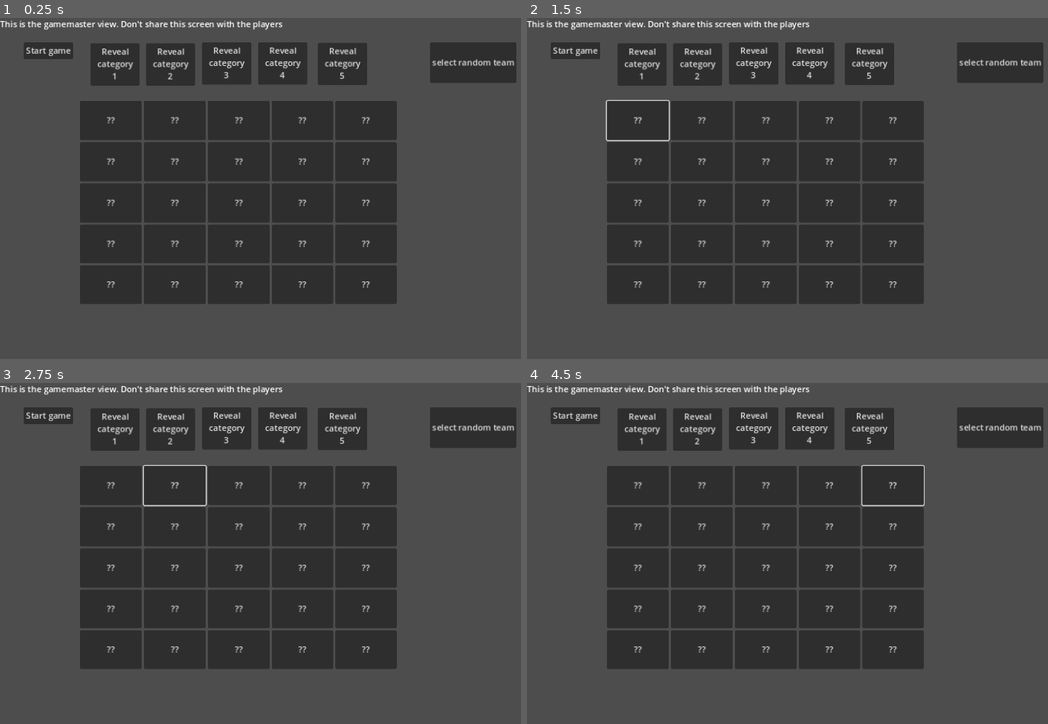
Above: before the commit, frames 1-4 (two rows, left to right).
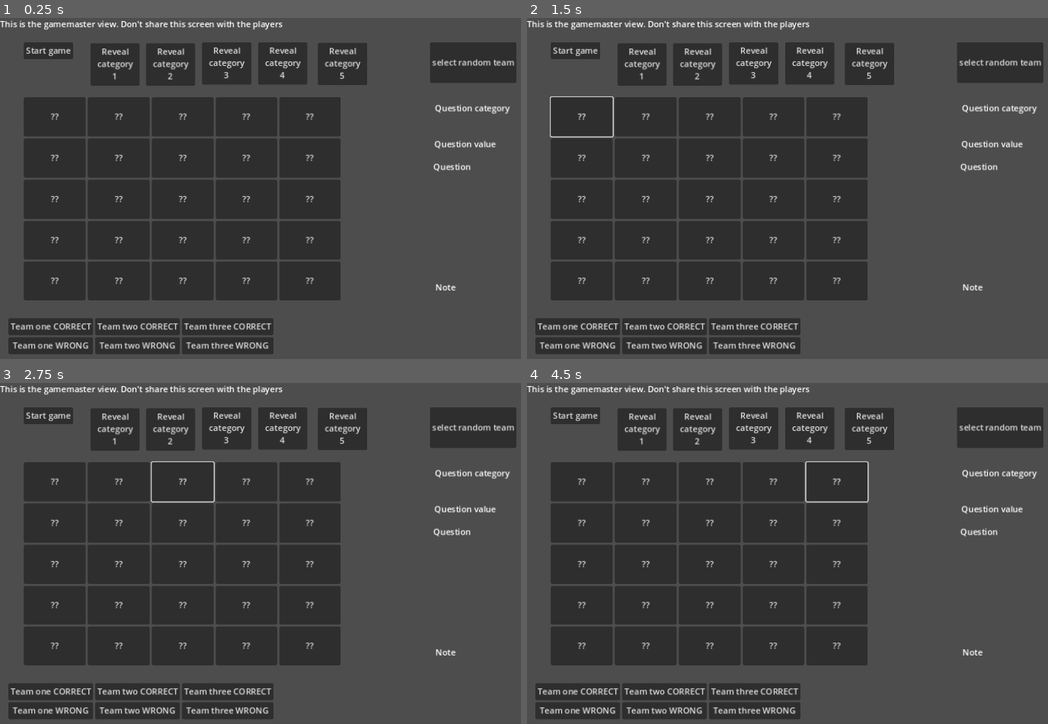
Above: after the commit, the same moments.

Repository: karel1980/jeopardy
Game: Godot game, scene res://main.tscn
The game is run twice, just before and just after one commit, with the same random seed, the same clock (stepped at 60 frames per second) and the same inputs.
Inputs:
- Up to frame 1 (0.25 s): no input
- Up to frame 2 (1.5 s): click "??" at 0.5 s; click "??" at 1.25 s
- Up to frame 3 (2.75 s): click "??" at 2 s
- Up to frame 4 (4.5 s): click "??" at 2.75 s; click "??" at 3.5 s; click "??" at 4.25 s

The runs differ from the first frame. In frame 1, 22% of the frame differs, in the area x 1-98%, y 23-99%; in frame 2, 22%; in frame 3, 22%; in frame 4, 22%, in the area x 1-98%, y 22-99%.
Error before the commit: Cannot call method 'get_as_text' on a null value. (res://main.gd:7)
Error after the commit: Cannot call method 'get_as_text' on a null value. (res://main.gd:16)

Commit message:
Add notes + buttons to increase/decrease team score with value of current question

Diff:
--- a/frontend/main.gd
+++ b/frontend/main.gd
@@ -2,9 +2,19 @@
 
 var playerview_scene = preload('res://playerview.tscn')
 var playerview
+
+var points = [ 100, 200, 300, 400, 500 ] # duplicated in playerview.gd
+var current_question_points = null
+
 @onready var questions := $questions
 
+@onready var question_category := $question_category
+@onready var question_value := $question_value
+@onready var question := $question
+@onready var note := $note
+
 var data = JSON.parse_string(FileAccess.open("../jeopardy.json", FileAccess.READ).get_as_text())
+var categories = data ["categories"]
 
 func _ready() -> void:
 	var win = get_window()
@@ -24,8 +34,8 @@
 
 	playerwin.content_scale_aspect = Window.CONTENT_SCALE_ASPECT_KEEP
 
-	for cat in range(5):
-		for q in range(5):
+	for q in range(5):
+		for cat in range(5):
 			questions.add_child(create_question_button(cat, q))
 
 func create_question_button(cat, q):
@@ -38,7 +48,19 @@
 	return btn
 
 func show_question(cat_idx, question_idx):
-	playerview.show_question(cat_idx, question_idx)
+	if current_question_points:
+		current_question_points = null
+		playerview.hide_question()
+	else:
+		question_category.text = categories[cat_idx]["name"]
+		current_question_points = points[question_idx]
+		question_value.text = str(points[question_idx])
+		question.text = categories[cat_idx]["questions"][question_idx]["q"]
+		if "n" in categories[cat_idx]["questions"][question_idx]:
+			note.text = categories[cat_idx]["questions"][question_idx]["n"]
+		else:
+			note.text = "---"
+		playerview.show_question(cat_idx, question_idx)
 
 func _process(_delta: float) -> void:
 	pass
@@ -49,6 +71,19 @@
 func on_reveal_category_pressed(cat_idx: int) -> void:
 	playerview.reveal_category(cat_idx)
 
-
 func on_random_team_pressed() -> void:
 	playerview.select_random_team()
+
+
+func _on_team_correct_pressed(team_idx: int) -> void:
+	if current_question_points:
+		print("should add ", current_question_points)
+		playerview.scoreboard.increase_score(team_idx, current_question_points)
+		playerview.hide_question()
+	current_question_points = null
+
+func _on_team_wrong_pressed(team_idx: int) -> void:
+	if current_question_points:
+		playerview.scoreboard.decrease_score(team_idx, current_question_points)
+		playerview.hide_question()
+	current_question_points = null
--- a/frontend/main.tscn
+++ b/frontend/main.tscn
@@ -71,11 +71,74 @@
 text = "select random team"
 
 [node name="questions" type="GridContainer" parent="."]
-offset_left = 151.0
-offset_top = 157.0
-offset_right = 750.0
-offset_bottom = 541.0
+offset_left = 45.0
+offset_top = 150.0
+offset_right = 644.0
+offset_bottom = 534.0
 columns = 5
+
+[node name="question_category" type="Label" parent="."]
+offset_left = 822.0
+offset_top = 159.0
+offset_right = 1129.0
+offset_bottom = 218.0
+text = "Question category"
+autowrap_mode = 3
+
+[node name="question_value" type="Label" parent="."]
+offset_left = 821.0
+offset_top = 227.0
+offset_right = 1128.0
+offset_bottom = 256.0
+text = "Question value"
+autowrap_mode = 3
+
+[node name="question" type="Label" parent="."]
+offset_left = 819.0
+offset_top = 270.0
+offset_right = 1127.0
+offset_bottom = 487.0
+text = "Question"
+autowrap_mode = 3
+
+[node name="note" type="Label" parent="."]
+offset_left = 823.0
+offset_top = 498.0
+offset_right = 1148.0
+offset_bottom = 643.0
+text = "Note"
+autowrap_mode = 3
+
+[node name="GridContainer" type="GridContainer" parent="."]
+offset_left = 16.0
+offset_top = 568.0
+offset_right = 517.0
+offset_bottom = 634.0
+columns = 3
+
+[node name="team_1_correct" type="Button" parent="GridContainer"]
+layout_mode = 2
+text = "Team one CORRECT"
+
+[node name="team_2_correct" type="Button" parent="GridContainer"]
+layout_mode = 2
+text = "Team two CORRECT"
+
+[node name="team_3_correct" type="Button" parent="GridContainer"]
+layout_mode = 2
+text = "Team three CORRECT"
+
+[node name="team_1_wrong" type="Button" parent="GridContainer"]
+layout_mode = 2
+text = "Team one WRONG"
+
+[node name="team_2_wrong" type="Button" parent="GridContainer"]
+layout_mode = 2
+text = "Team two WRONG"
+
+[node name="team_3_wrong" type="Button" parent="GridContainer"]
+layout_mode = 2
+text = "Team three WRONG"
 
 [connection signal="pressed" from="start game" to="." method="_on_start_game_pressed"]
 [connection signal="pressed" from="reveal_cat_0" to="." method="on_reveal_category_pressed" binds= [0]]
@@ -84,3 +147,9 @@
 [connection signal="pressed" from="reveal_cat_3" to="." method="on_reveal_category_pressed" binds= [3]]
 [connection signal="pressed" from="reveal_cat_4" to="." method="on_reveal_category_pressed" binds= [4]]
 [connection signal="pressed" from="random_team" to="." method="on_random_team_pressed"]
+[connection signal="pressed" from="GridContainer/team_1_correct" to="." method="_on_team_correct_pressed" binds= [0]]
+[connection signal="pressed" from="GridContainer/team_2_correct" to="." method="_on_team_correct_pressed" binds= [1]]
+[connection signal="pressed" from="GridContainer/team_3_correct" to="." method="_on_team_correct_pressed" binds= [2]]
+[connection signal="pressed" from="GridContainer/team_1_wrong" to="." method="_on_team_wrong_pressed" binds= [0]]
+[connection signal="pressed" from="GridContainer/team_2_wrong" to="." method="_on_team_wrong_pressed" binds= [1]]
+[connection signal="pressed" from="GridContainer/team_3_wrong" to="." method="_on_team_wrong_pressed" binds= [2]]
--- a/frontend/playerview.gd
+++ b/frontend/playerview.gd
@@ -119,11 +119,15 @@
 	btn.add_theme_color_override("font_hover_color", color)
 	btn.add_theme_color_override("font_pressed_color", color)
 
+func hide_question():
+	if question_btn:
+		question_btn.queue_free()
+		question_btn = null
+
 func show_question(cat_idx, points_idx):
-	if shown_question:
+	if question_btn:
 		question_btn.queue_free()
-		shown_question = []
-		return
+		question_btn = null
 
 	var orig_btn = get_question_button(cat_idx, points_idx)
 	var btn = orig_btn.duplicate()
@@ -143,7 +147,7 @@
 
 	var tween = create_tween()
 	tween.tween_property(btn, "position", Vector2(1,1), 0.7)
-	#
+
 	#var state = [0]
 	#var update_button = func():
 		#if state[0] == 0:
--- a/frontend/scoreboard.gd
+++ b/frontend/scoreboard.gd
@@ -9,6 +9,7 @@
 var highlight_color = Color(1, 1, 0.5, 1)
 
 @onready var widgets = [ $"team 1/name", $"team 2/name", $"team 3/name" ]
+@onready var score_labels = [ $"team 1/score", $"team 2/score", $"team 3/score" ]
 
 func select_random_team():
 	current_team = randi_range(0, 2)
@@ -67,3 +68,11 @@
 		t.tween_property(widgets[current_team], "modulate", highlight_none, 0.2)
 		current_team = team_idx
 		t.tween_property(widgets[team_idx], "modulate", highlight_color, 0.2)
+
+func increase_score(team_idx, points):
+	scores[team_idx] += points
+	score_labels[team_idx].text = str(scores[team_idx])
+
+func decrease_score(team_idx, points):
+	scores[team_idx] -= points
+	score_labels[team_idx].text = str(scores[team_idx])
